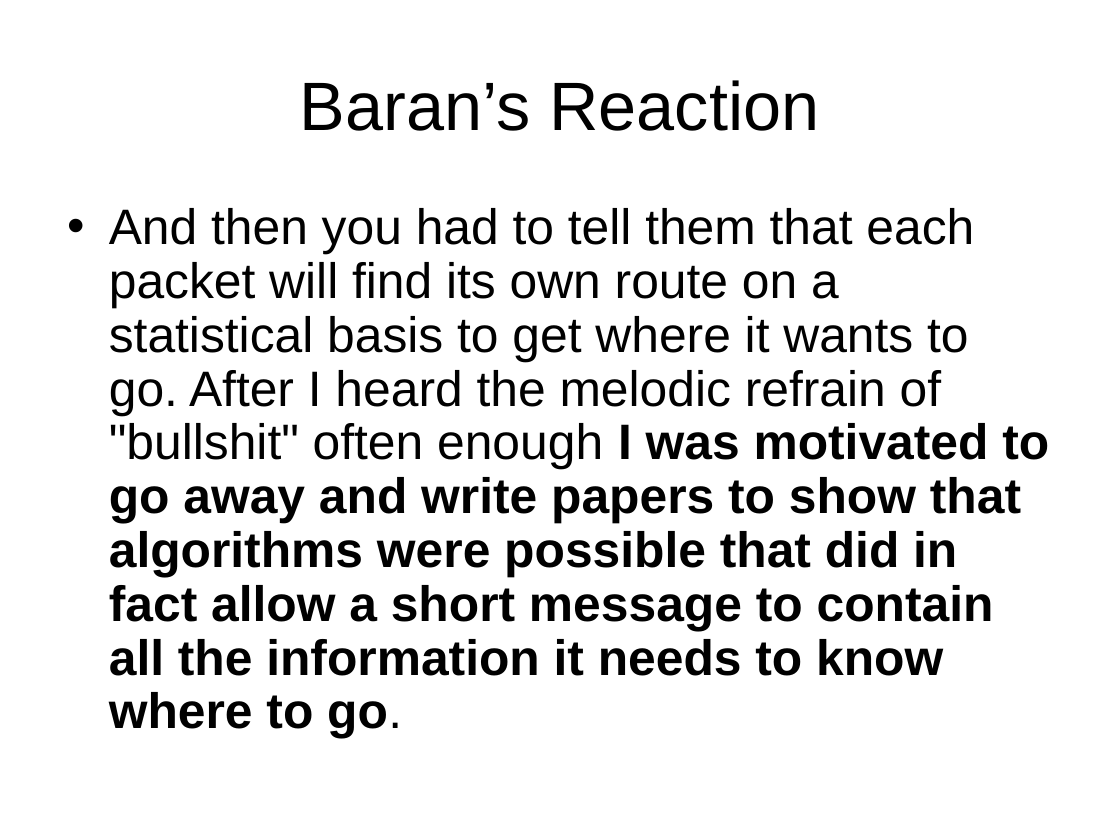
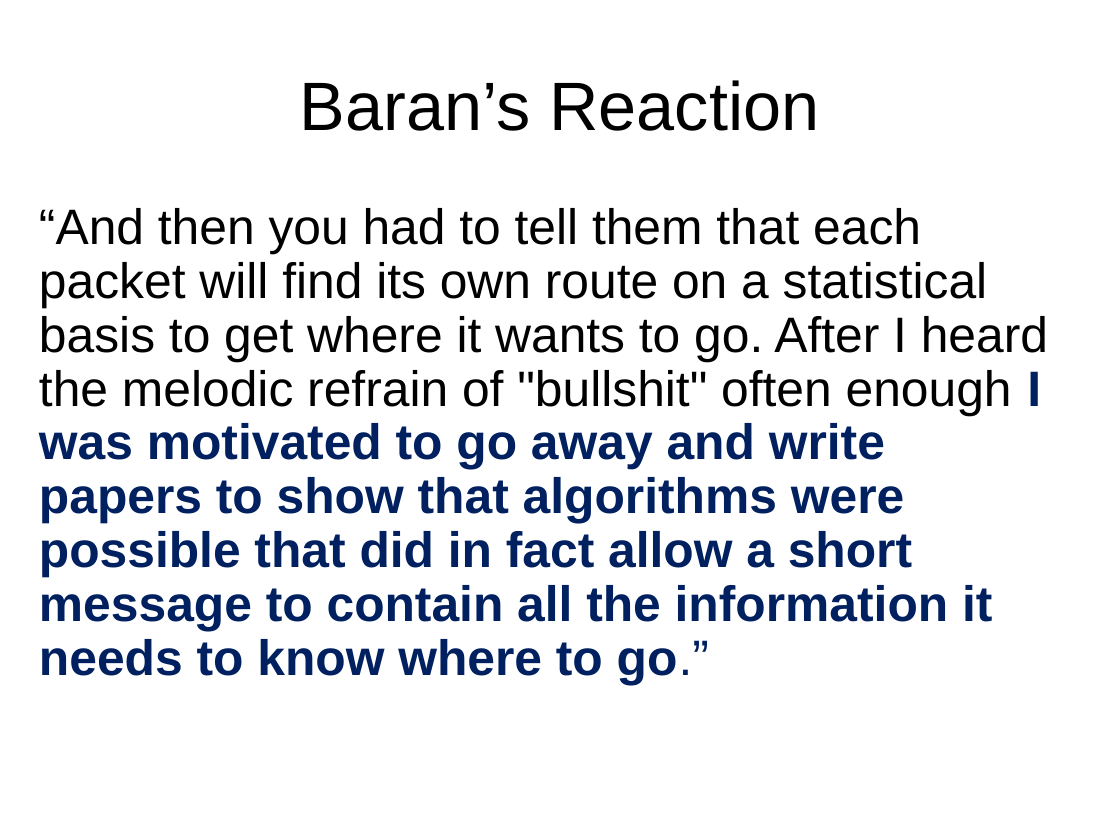
Before and after one commit to noise-lab/research-course, a slide deck: slide 15 of 2009/lectures/case-study.ppt. Drawn at 1120x840 pixels with LibreOffice and Linux fonts; fonts in the diff are those of the drawing. Boxes give left, top, right and bottom in pixels: in the first picture for what was removed or moved away, otherwise in the second. Text is boxed around its words. In the diff, an @@ line names an element or a change of style, - is before the commit and + after.

```diff
--- a/2009/lectures/case-study.ppt
+++ b/2009/lectures/case-study.ppt
@@ text at (39,208,1048,685): text changed @@
-• And then you had to tell them that each packet will find its own route on a statistical basis to get where it wants to go. After I heard the melodic refrain of "bullshit" often enough I was motivated to go away and write papers to show that algorithms were possible that did in fact allow a short message to contain all the information it needs to know where to go.
+“And then you had to tell them that each packet will find its own route on a statistical basis to get where it wants to go. After I heard the melodic refrain of "bullshit" often enough I was motivated to go away and write papers to show that algorithms were possible that did in fact allow a short message to contain all the information it needs to know where to go.”
```
Also in this commit, not shown: 3 other slides changed, 1 other file.
